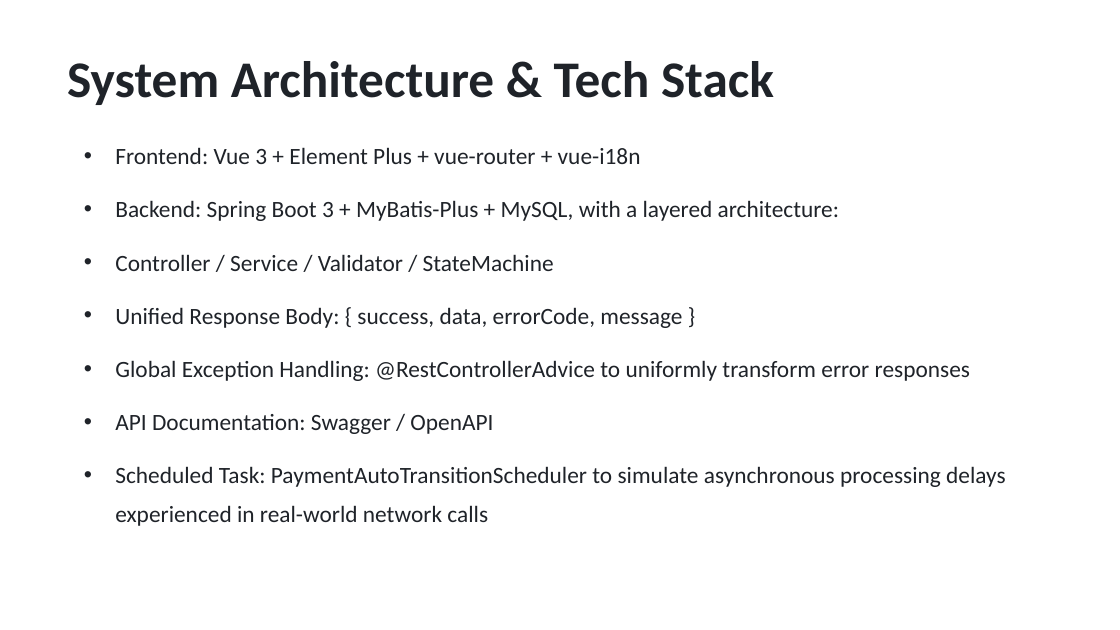
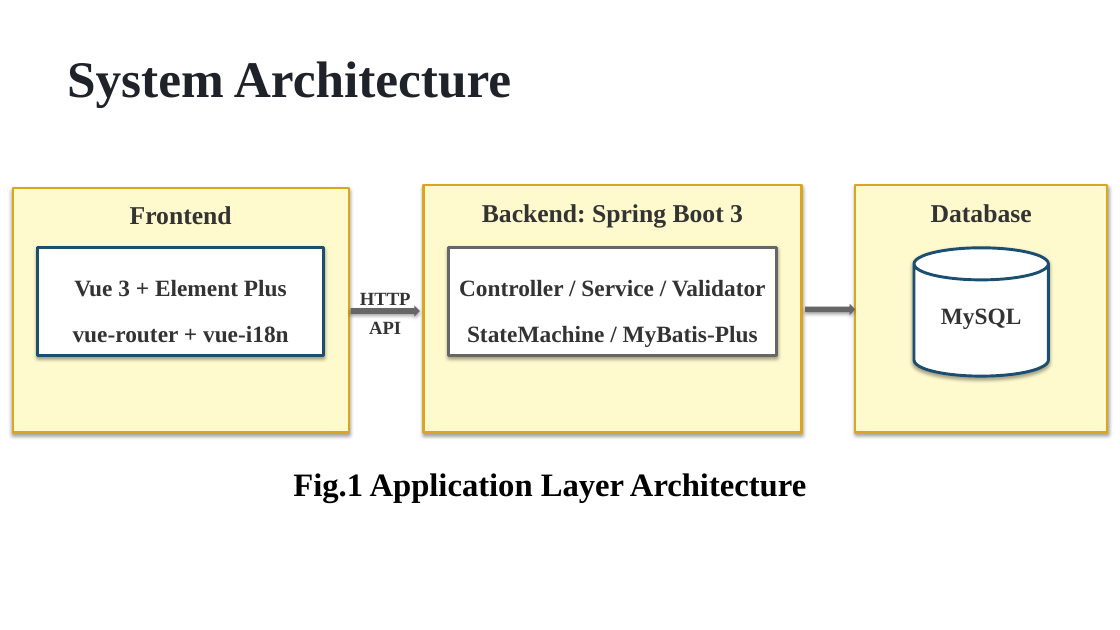
Before and after one commit to Neueda-Learning/Six, a slide deck: slide 4 of Payments-Processing-Presentation.pptx (slide 5 before the commit). Drawn at 1120x630 pixels with LibreOffice and Linux fonts; fonts in the diff are those of the drawing. Boxes give left, top, right and bottom in pixels: in the first picture for what was removed or moved away, otherwise in the second. Text is boxed around its words. In the diff, an @@ line names an element or a change of style, - is before the commit and + after.

```diff
--- a/Payments-Processing-Presentation.pptx
+++ b/Payments-Processing-Presentation.pptx
@@ text at (x1=67, y1=61, x2=511, y2=108): text changed; font Calibri to Times New Roman @@
-System Architecture & Tech Stack
+System Architecture
@@ text removed at (x1=115, y1=147, x2=1006, y2=526) @@
-• Frontend: Vue 3 + Element Plus + vue-router + vue-i18n
-• Backend: Spring Boot 3 + MyBatis-Plus + MySQL, with a layered architecture:
-• Controller / Service / Validator / StateMachine
-• Unified Response Body: { success, data, errorCode, message }
-• Global Exception Handling: @RestControllerAdvice to uniformly transform error responses
-• API Documentation: Swagger / OpenAPI
-• Scheduled Task: PaymentAutoTransitionScheduler to simulate asynchronous processing delays experienced in real-world network calls
@@ group added at (x1=13, y1=185, x2=1107, y2=433): 9 texts, 5 rectangles, 2 right arrows, 1 cylinder @@
+Frontend
+Backend: Spring Boot 3
+Database
+Vue 3 + Element Plus
+vue-router + vue-i18n
+Controller / Service / Validator
+StateMachine / MyBatis-Plus
+MySQL
+HTTP
+API
@@ text added at (x1=293, y1=473, x2=806, y2=503), 28 pt, text #000000, bold @@
+Fig.1 Application Layer Architecture
```
Also in this commit, not shown: 9 other slides changed, 4 slides added, 5 slides removed.
